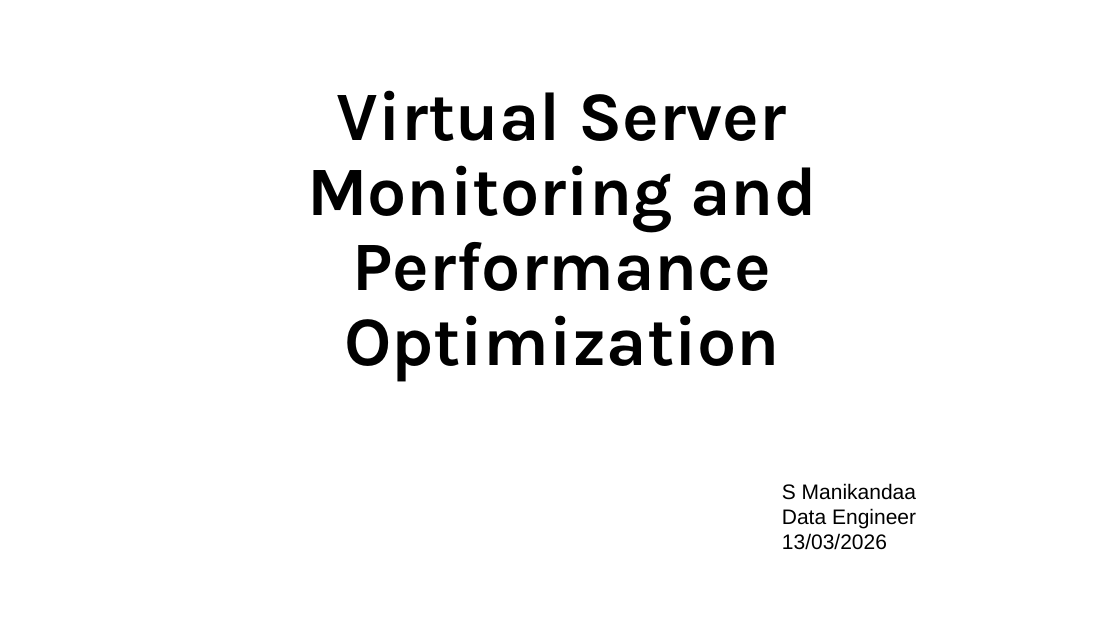
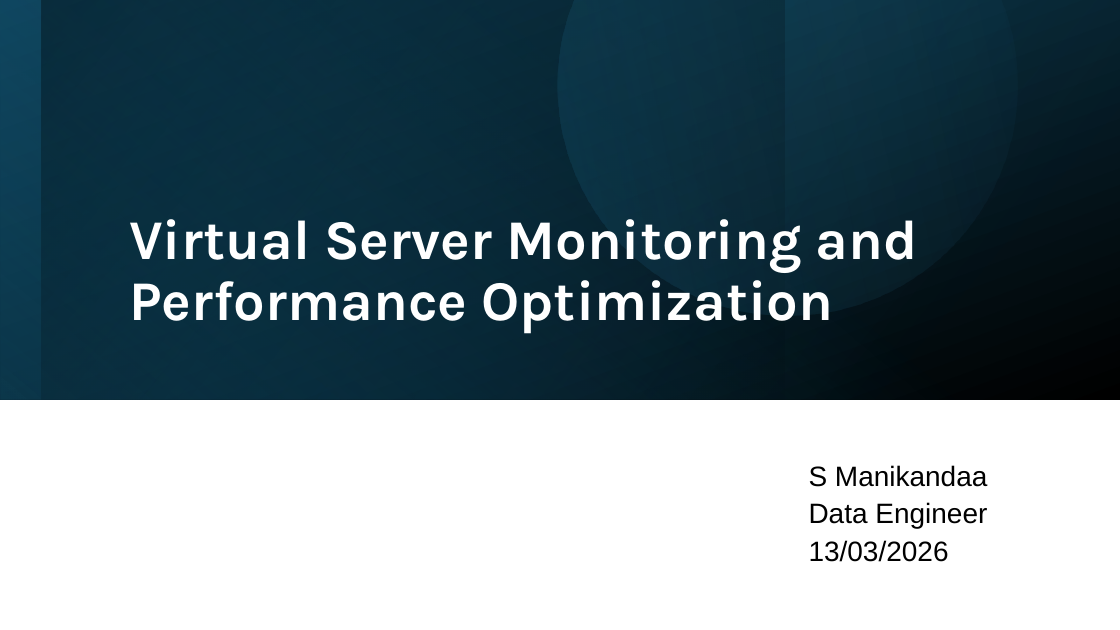
Before and after one commit to Manikandaa148/Server-monitoring-data-pipeline, a slide deck: slide 1 of ppt/Virtual Server Monitoring and Performance Optimization.pptx. Drawn at 1120x630 pixels with LibreOffice and Linux fonts; fonts in the diff are those of the drawing. Boxes give left, top, right and bottom in pixels: in the first picture for what was removed or moved away, otherwise in the second. Text is boxed around its words. In the diff, an @@ line names an element or a change of style, - is before the commit and + after.

Commit message:
Update ppt

```diff
--- a/ppt/Virtual Server Monitoring and Performance Optimization.pptx
+++ b/ppt/Virtual Server Monitoring and Performance Optimization.pptx
@@ rectangle added at bbox=[0, 0, 1120, 400], fill gradient #104862 to #000000 @@
@@ rectangle added at bbox=[0, 0, 1120, 400], fill gradient #156082 to #104862 @@
@@ rectangle added at bbox=[0, 0, 785, 400], fill gradient #0B3041 to #000000 @@
@@ rectangle added at bbox=[41, 0, 1120, 400], fill gradient #156082 to #000000 @@
@@ freeform shape added at bbox=[477, 0, 1074, 397], fill gradient #156082 to #46B1E1 @@
@@ title "Virtual Server Monitoring and Performance ...": place and size @@
-title "Virtual Server Monitoring and Performance ..." at bbox=[307, 90, 816, 381]
+title "Virtual Server Monitoring and Performance ..." at bbox=[129, 219, 918, 334]
@@ title "Virtual Server Monitoring and Performance ..." at bbox=[129, 219, 918, 334]: size 59.4 to 48 pt, text colour #000000 to #FFFFFF; alignment centre to left @@
@@ subtitle "S Manikandaa": place and size @@
-subtitle "S Manikandaa" at bbox=[782, 483, 916, 550]
+subtitle "S Manikandaa" at bbox=[809, 465, 988, 562]
@@ subtitle "S Manikandaa" at bbox=[809, 465, 988, 562]: size 18 to 24 pt; line spacing 1 to 0.9; more space between paragraphs @@
```
Also in this commit, not shown: 1 slide added.
